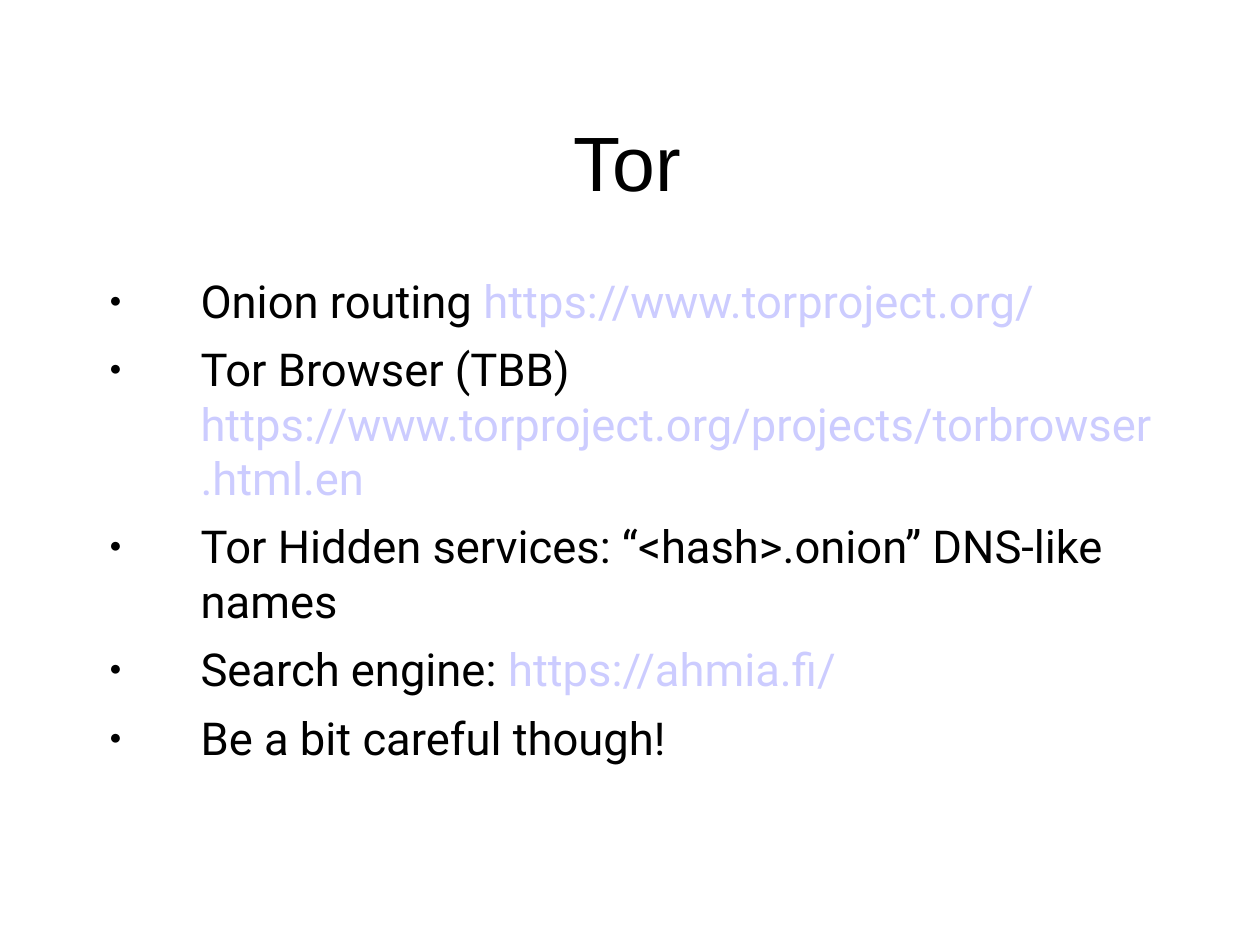
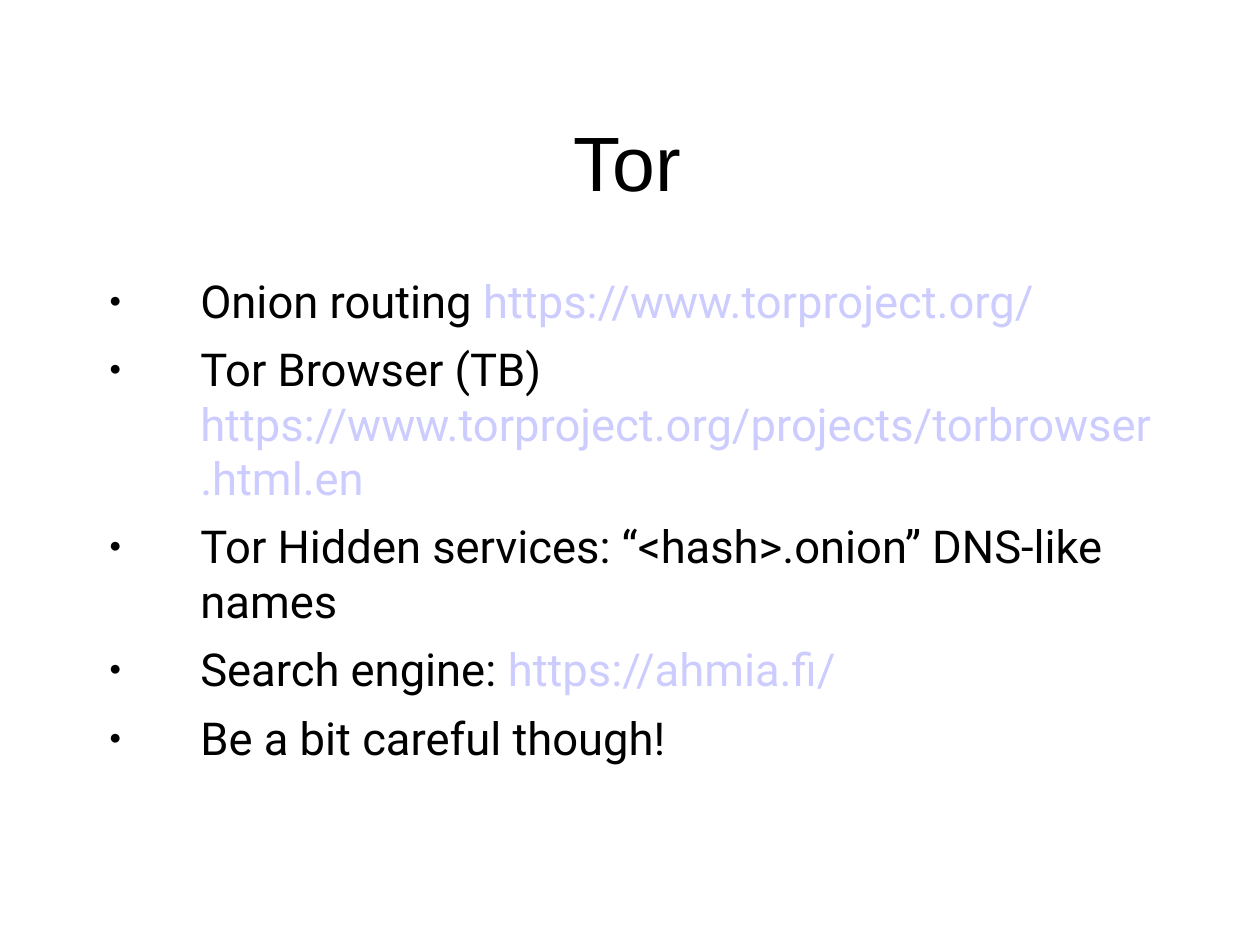
Before and after one commit to sftcd/cs7053, a slide deck: slide 50 of 2016lectures/02-concepts.ppt. Drawn at 1260x945 pixels with LibreOffice and Linux fonts; fonts in the diff are those of the drawing. Boxes give left, top, right and bottom in pixels: in the first picture for what was removed or moved away, otherwise in the second. Text is boxed around its words. In the diff, an @@ line names an element or a change of style, - is before the commit and + after.

```diff
--- a/2016lectures/02-concepts.ppt
+++ b/2016lectures/02-concepts.ppt
@@ text at (200, 350, 1151, 495): text changed @@
-● Tor Browser (TBB) https://www.torproject.org/projects/torbrowser.html.en
+● Tor Browser (TB) https://www.torproject.org/projects/torbrowser.html.en
```
Also in this commit, not shown: 46 other slides changed, 1 other file.
